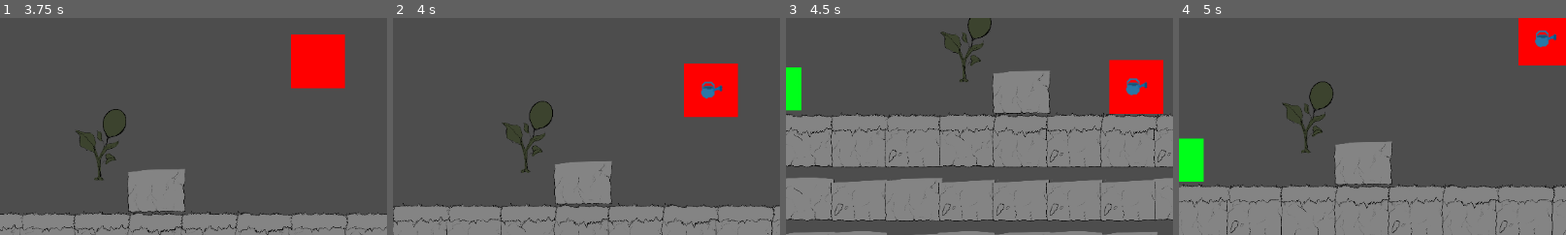
Above: before the commit, frames 1-4 (left to right).
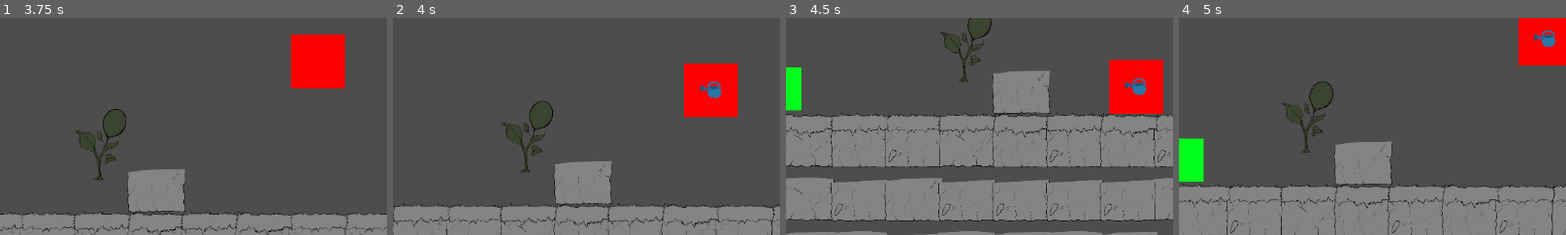
Above: after the commit, the same moments.

Repository: AzureLeaf0/GameJam
Game: Godot game, scene res://scenes/map.tscn
The game is run twice, just before and just after one commit, with the same random seed, the same clock (stepped at 60 frames per second) and the same inputs.
Inputs (mouse positions are % of the whole screen's width and height, from its top left):
- Up to frame 1 (3.75 s): move the mouse to (45, 70) at 0.52 s; hold Right (move_right) 0.53-2.03 s; right-click (45, 70) at 0.6 s; tap Space (jump) at 0.77, 1.52, 3.02 s; move the mouse to (80, 65) at 1.27 s; click (80, 65) at 1.35 s; right-click (80, 65) at 1.55 s; move the mouse to (20, 35) at 2.02 s; hold Left (move_left) from 2.03 s (still down); right-click (20, 35) at 2.1 s; move the mouse to (55, 50) at 2.77 s; right-click (55, 50) at 2.85 s; move the mouse to (35, 25) at 3.52 s; click (35, 25) at 3.6 s
- Up to frame 2 (4 s): keep holding Left (move_left); tap Space (jump) at 3.77 s; right-click (35, 25) at 3.8 s
- Up to frame 3 (4.5 s): move the mouse to (72, 45) at 4.27 s; release Left (move_left) at 4.28 s; hold Right (move_right) from 4.28 s (still down); right-click (72, 45) at 4.35 s
- Up to frame 4 (5 s): keep holding Right (move_right); tap Space (jump) at 4.52 s
The pictures show only the part of the screen within x 6-56%, y 38-88%; the shares and areas given below are measured in that part.

Frame 1 is identical in both runs. In frame 2, 0.3% of the frame differs, in the area x 79-86%, y 29-38%; in frame 3, 0.3%; in frame 4, 0.3%, in the area x 91-98%, y 5-14%.

Commit message:
watering improved

Diff:
--- a/gamejam/scenes/BaloonPlant.tscn
+++ b/gamejam/scenes/BaloonPlant.tscn
@@ -15,3 +15,5 @@
 
 [node name="CollisionShape2D" type="CollisionShape2D" parent="."]
 shape = SubResource("RectangleShape2D_g4eik")
+
+[connection signal="area_entered" from="." to="." method="_on_area_entered"]
--- a/gamejam/scenes/baloon_plant.gd
+++ b/gamejam/scenes/baloon_plant.gd
@@ -11,3 +11,7 @@
 		Visual.texture = WateredVisual
 	else:
 		Visual.texture = ThirstyVisual
+
+func _on_area_entered(area: Area2D) -> void:
+	if area.is_in_group("Water"):
+		Watered == true
--- a/gamejam/scenes/player.gd
+++ b/gamejam/scenes/player.gd
@@ -25,6 +25,8 @@
 
 @onready var heart_3: TextureRect = $Ui/CanvasLayer/GridContainer3/Heart3
 
+@onready var water_can: Sprite2D = $WateringCan/WaterCan
+
 var max_health = 3
 var health = max_health
 var can_take_damage = true
@@ -33,8 +35,14 @@
 
 func _physics_process(delta: float) -> void:
 
+	var direction := Input.get_axis("move_left", "move_right")
+
 	if Input.is_action_just_pressed("watering") and not is_watering:
 		watering_can.use()
+		if direction > 0:
+			water_can.flip_h = false
+		elif direction < 0:
+			water_can.flip_h = true
 	if Input.is_action_just_pressed("UseItem"):
 		if Inventory[current_inv] != null:
 			var item = Inventory[current_inv].instantiate()
@@ -50,8 +58,6 @@
 	if Input.is_action_just_pressed("jump") and is_on_floor():
 		velocity.y = JUMP_VELOCITY
 
-	# Get the input direction: -1, 0, 1
-	var direction := Input.get_axis("move_left", "move_right")
 
 	# Flip the sprite
 	if direction > 0:
@@ -59,7 +65,7 @@
 	elif direction < 0:
 		player.flip_h = true
 
-	# Play animations
+	### Play animations
 	#if is_on_floor():
 		#if direction == 0:
 			#animated_sprite.play("idle")
@@ -67,6 +73,7 @@
 			#animated_sprite.play("run")
 	#else:
 		#animated_sprite.play("jump")
+	###
 
 	# Apply movement
 	if direction:
@@ -111,6 +118,9 @@
 func _on_timer_timeout() -> void:
 	is_watering = false
 	watering_can.visible = false
+	watering_can.wateringArea.monitorable = false
+
+
 
 func _on_timer_damage_cooldown_timeout() -> void:
 	can_take_damage = true
--- a/gamejam/scenes/watering_can.gd
+++ b/gamejam/scenes/watering_can.gd
@@ -2,10 +2,12 @@
 
 var current = 3
 var max = 3
+@onready var wateringArea = $WaterArea
 
 func use():
 	if current > 0:
 		visible = true
+		wateringArea.monitorable = true
 		get_parent().WaterTimer.start()
 		get_parent().is_watering = true
 		current = current - 1
--- a/gamejam/scenes/watering_can.tscn
+++ b/gamejam/scenes/watering_can.tscn
@@ -1,10 +1,20 @@
-[gd_scene load_steps=3 format=3 uid="uid://ul6vn6nt2irb"]
+[gd_scene load_steps=4 format=3 uid="uid://ul6vn6nt2irb"]
 
 [ext_resource type="Script" uid="uid://b6dmkiqgte8fe" path="res://scenes/watering_can.gd" id="1_a15la"]
 [ext_resource type="Texture2D" uid="uid://b2blweyrluvby" path="res://Images/WateringCan.png" id="2_cca2k"]
 
+[sub_resource type="CircleShape2D" id="CircleShape2D_cca2k"]
+radius = 20.0
+
 [node name="WateringCan" type="Node2D"]
 script = ExtResource("1_a15la")
 
-[node name="Sprite2D" type="Sprite2D" parent="."]
+[node name="WaterCan" type="Sprite2D" parent="."]
 texture = ExtResource("2_cca2k")
+flip_h = true
+
+[node name="WaterArea" type="Area2D" parent="." groups=["Water"]]
+monitorable = false
+
+[node name="CollisionShape2D" type="CollisionShape2D" parent="WaterArea"]
+shape = SubResource("CircleShape2D_cca2k")
